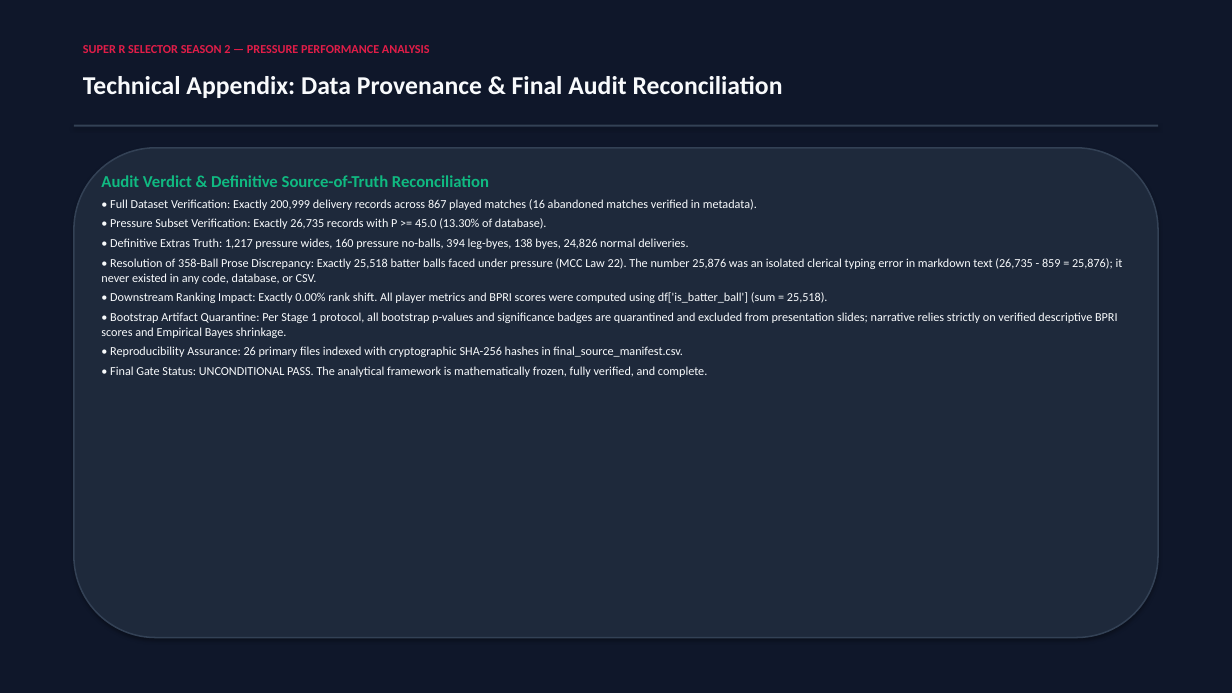
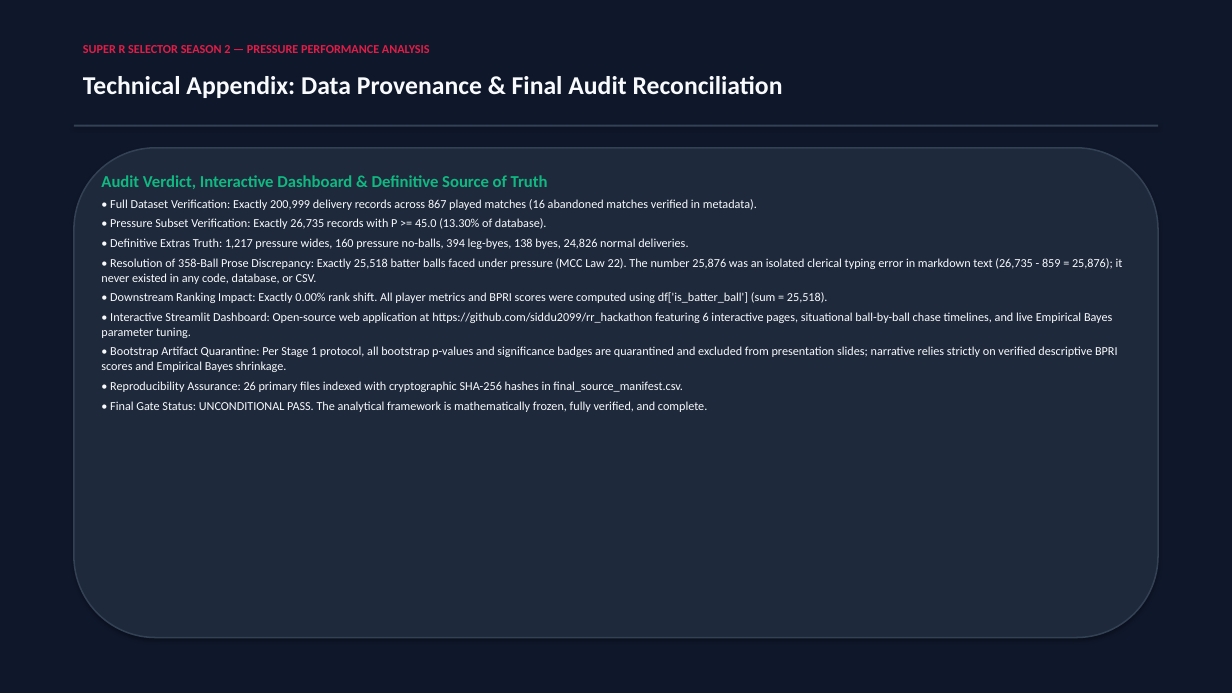
Before and after one commit to siddu2099/rr_hackathon, a slide deck: slide 14 of SupeRR_Selector_Season2_Final.pptx. Drawn at 1232x693 pixels with LibreOffice and Linux fonts; fonts in the diff are those of the drawing. Boxes give left, top, right and bottom in pixels: in the first picture for what was removed or moved away, otherwise in the second. Text is boxed around its words. In the diff, an @@ line names an element or a change of style, - is before the commit and + after.

Commit message:
fix: reconcile match IDs, delivery-level case study accounting, and add dashboard links to presentation

```diff
--- a/SupeRR_Selector_Season2_Final.pptx
+++ b/SupeRR_Selector_Season2_Final.pptx
@@ text at bbox=[101, 175, 548, 189]: text changed @@
-Audit Verdict & Definitive Source-of-Truth Reconciliation
+Audit Verdict, Interactive Dashboard & Definitive Source of Truth
@@ text at bbox=[101, 312, 1112, 338]: paragraph added @@
+• Interactive Streamlit Dashboard: Open-source web application at https://github.com/siddu2099/rr_hackathon featuring 6 interactive pages, situational ball-by-ball chase timelines, and live Empirical Bayes parameter tuning.
```
Also in this commit, not shown: 4 other slides changed, 1 other file.
